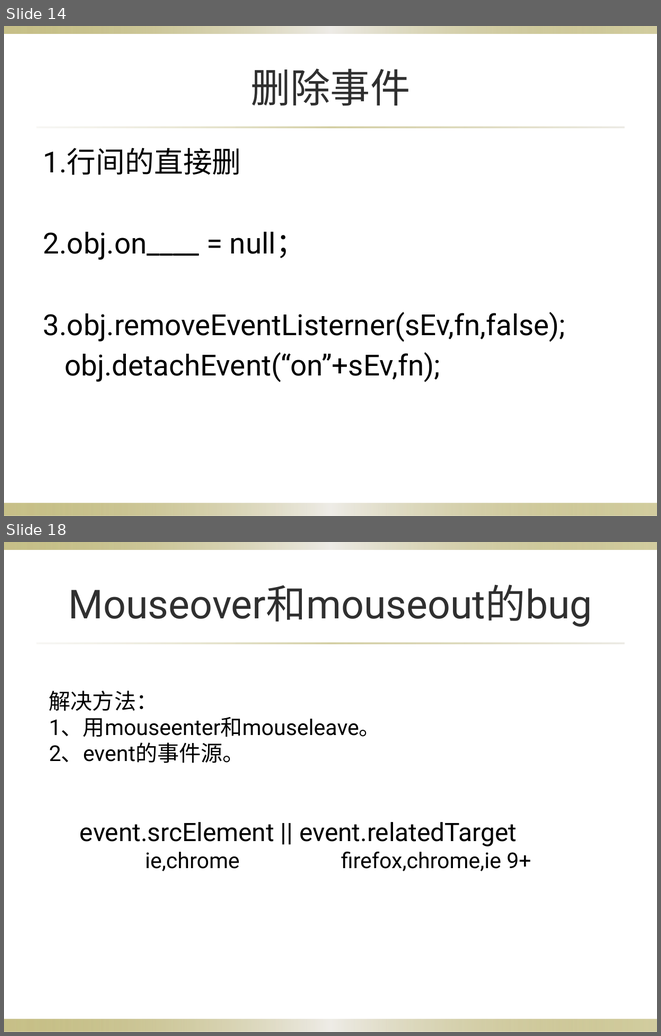
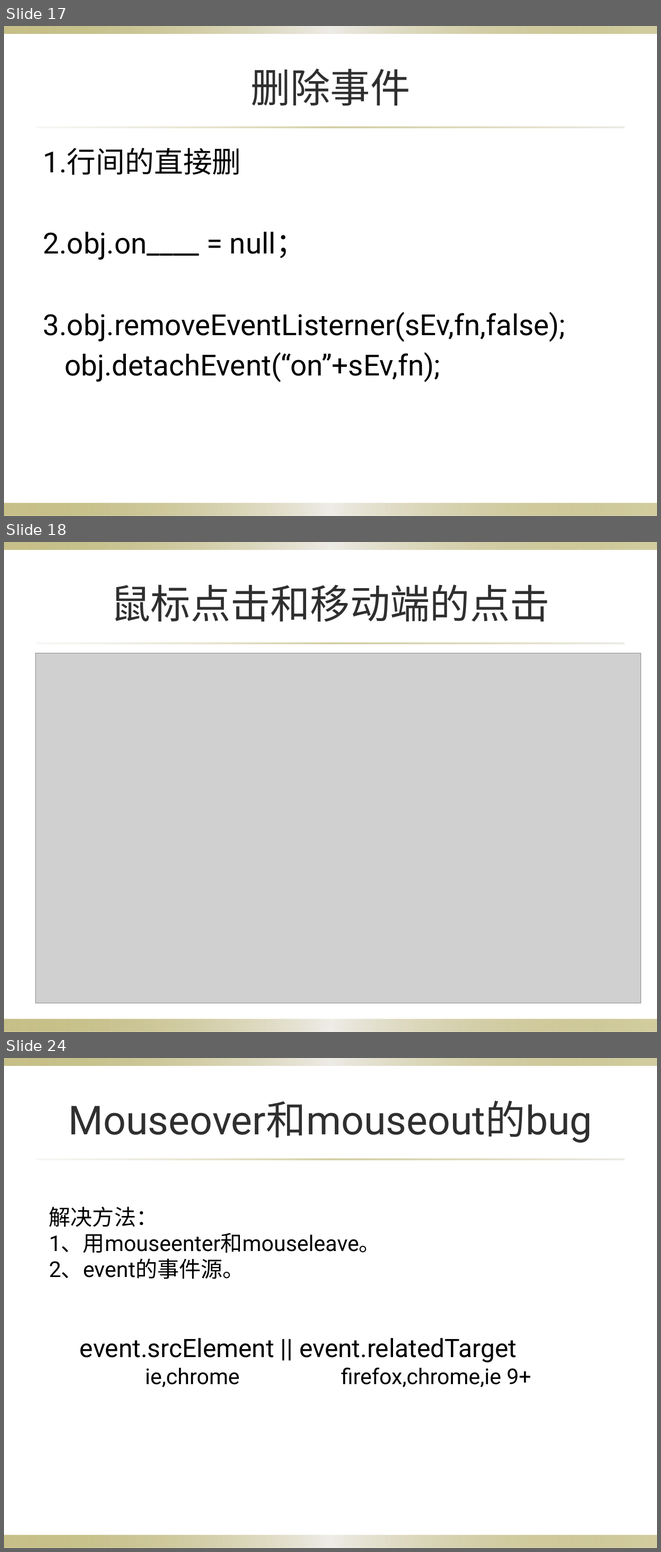
Before and after one commit to yangzcheung/yangzcheung, a slide deck: Dom/HTML DOM（css，event）.pptx. Shown one above the other, each under a label of ours: slides 14 and 18 before the commit, slides 17, 18 and 24 after it; the slides between them are not shown. The pictures are 661x1036 and 661x1552 pixels, drawn with LibreOffice and Linux fonts; fonts in the diff are those of the drawing; grey boxes stand for pictures; background and template pictures are left out. Boxes give left, top, right and bottom in pixels: in the first picture for what was removed or moved away, otherwise in the second. Text is boxed around its words. In the diff, an @@ line names an element or a change of style, - is before the commit and + after.

```diff
--- a/Dom/HTML DOM（css，event）.pptx
+++ b/Dom/HTML DOM（css，event）.pptx
@@ slide 18 added at (x1=4, y1=542, x2=657, y2=1032), background picture (left out); not listed: 3 template elements that a slide beside it also shows @@
@@ title added at (x1=111, y1=584, x2=550, y2=622), 44 pt, text #2F2F2F @@
+鼠标点击和移动端的点击
@@ picture added at (x1=35, y1=653, x2=641, y2=1003) @@
@@ what was slide 14 is now slide 17 @@
@@ what was slide 18 is now slide 24 @@
```
Also in this commit, not shown: 7 slides changed, 7 other slides added, 2 slides removed, 3 other files.
